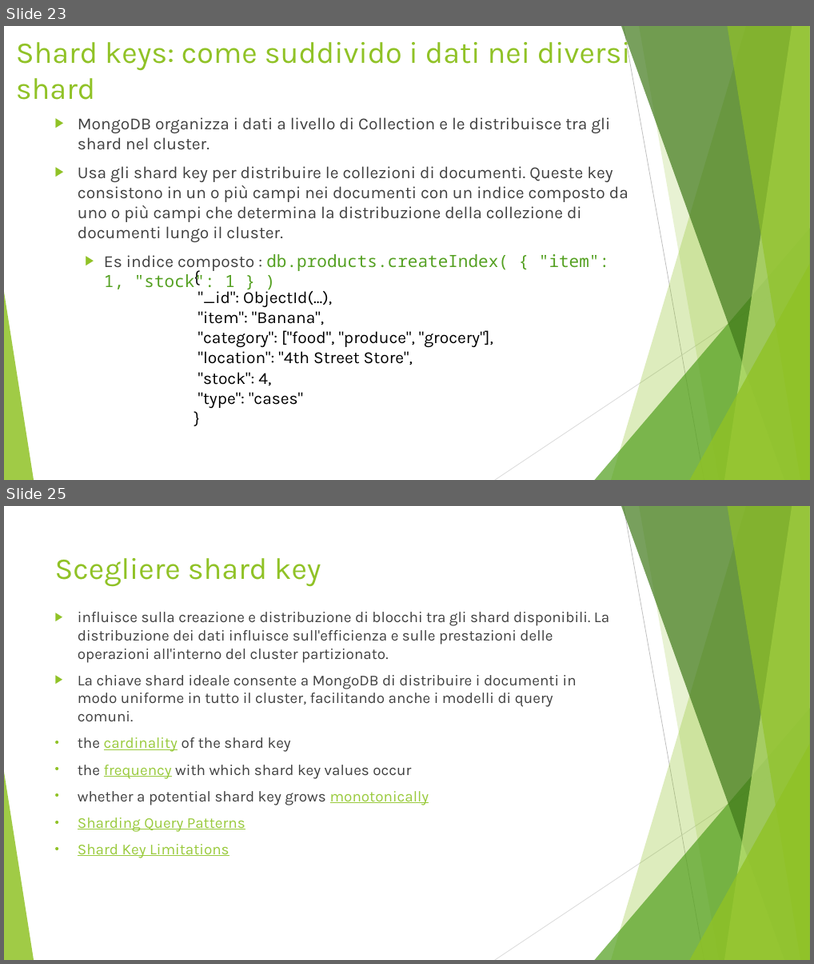
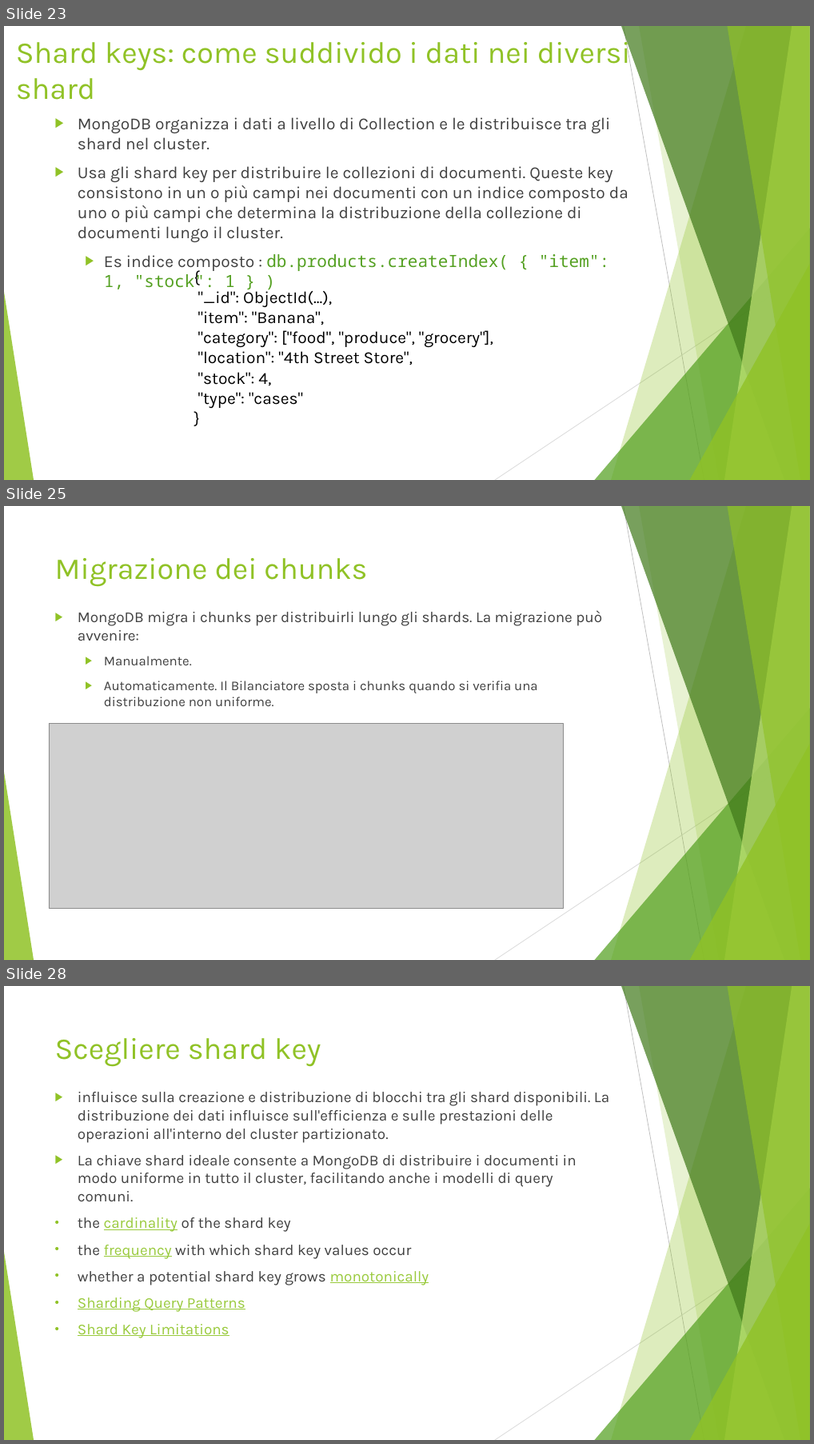
Before and after one commit to Buzzolan/VeronaCardMongoDB, a slide deck: Presentazione_progetto.pptx. Shown one above the other, each under a label of ours: slides 23 and 25 before the commit, slides 23, 25 and 28 after it; the slides between them are not shown. The pictures are 814x964 and 814x1444 pixels, drawn with LibreOffice and Linux fonts; fonts in the diff are those of the drawing; grey boxes stand for pictures. Boxes give left, top, right and bottom in pixels: in the first picture for what was removed or moved away, otherwise in the second. Text is boxed around its words. In the diff, an @@ line names an element or a change of style, - is before the commit and + after.

Commit message:
shard key

```diff
--- a/Presentazione_progetto.pptx
+++ b/Presentazione_progetto.pptx
@@ slide 25 added at (4,506,810,960), background #FFFFFF; not listed: 10 template elements that a slide beside it also shows @@
@@ title added at (55,558,367,587), 36 pt, text #90C226 @@
+Migrazione dei chunks
@@ text added at (78,610,602,706), 16 pt, text #404040 @@
+▶ MongoDB migra i chunks per distribuirli lungo gli shards. La migrazione può avvenire:
+  ▶ Manualmente.
+  ▶ Automaticamente. Il Bilanciatore sposta i chunks quando si verifia una distribuzione non uniforme.
@@ picture added at (49,723,563,908) @@
@@ what was slide 25 is now slide 28 @@
```
Also in this commit, not shown: 1 slide changed, 2 other slides added, 1 slide removed, 1 other file.
